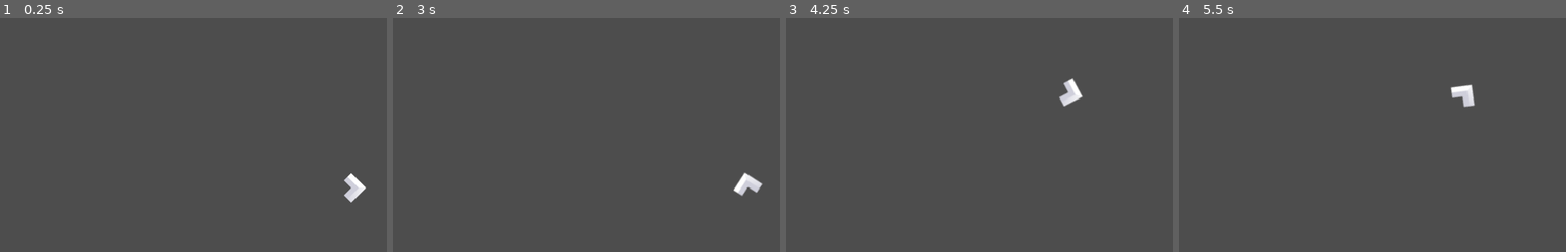
Above: before the commit, frames 1-4 (left to right).
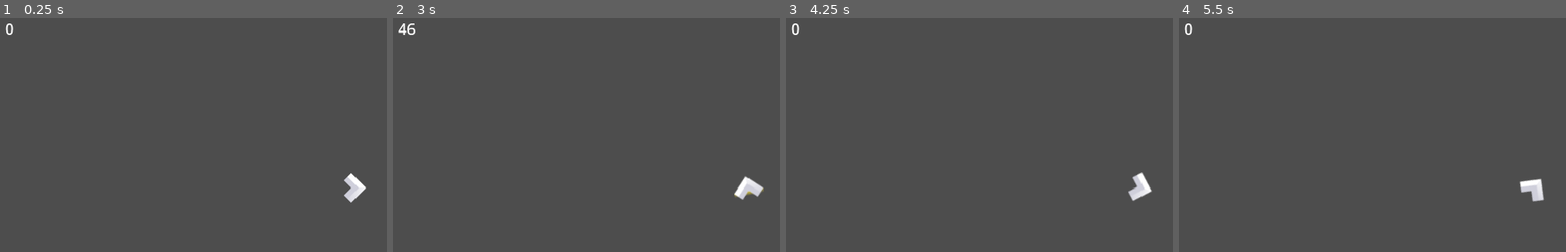
Above: after the commit, the same moments.

Repository: williamthome/backspace
Game: Godot game, scene res://scene/level/main/main_level.tscn
Two runs of this game, one before a commit and one after it. Both use one fixed random seed, a clock stepped at 60 frames per second and the inputs below.
Inputs:
- Up to frame 1 (0.25 s): no input
- Up to frame 2 (3 s): tap Enter at 0.5 s; hold Right (rotate_right) 0.53-1.28 s; hold Down (decelerate) 0.53-1.28 s; hold Left (rotate_left) 1.28-2.03 s; tap Down (decelerate) at 1.35, 2.85 s; hold Right (rotate_right) 2.03-2.78 s; hold Down (decelerate) 2.03-2.78 s; hold Up (accelerate) from 2.78 s (still down)
- Up to frame 3 (4.25 s): release Up (accelerate) at 3.53 s; hold Left (rotate_left) from 3.53 s (still down); hold Down (decelerate) from 3.53 s (still down)
- Up to frame 4 (5.5 s): keep holding Left (rotate_left); release Down (decelerate) at 4.28 s; tap Down (decelerate) at 4.35 s; hold Down (decelerate) from 5.03 s (still down)

The runs differ from the first frame. In frame 1, less than 0.1% of the frame differs, in the area x 1-4%, y 2-8%; in frame 2, 0.5%; in frame 3, 0.9%; in frame 4, 0.9%, in the area x 1-95%, y 2-79%.

Commit message:
feat: animate acceleration

Diff:
--- /dev/null
+++ b/scene/level/game_camera.gd
@@ -0,0 +1,11 @@
+extends Camera2D
+
+
+# Called when the node enters the scene tree for the first time.
+func _ready():
+	pass # Replace with function body.
+
+
+# Called every frame. 'delta' is the elapsed time since the previous frame.
+func _process(delta):
+	global_position = get_tree().get_first_node_in_group("player").position
--- /dev/null
+++ b/scene/level/game_camera.tscn
@@ -0,0 +1,6 @@
+[gd_scene load_steps=2 format=3 uid="uid://mvfx0xn4b7fo"]
+
+[ext_resource type="Script" path="res://scene/level/game_camera.gd" id="1_20885"]
+
+[node name="GameCamera" type="Camera2D"]
+script = ExtResource("1_20885")
--- /dev/null
+++ b/scene/level/main/main_level.gd
@@ -0,0 +1,15 @@
+extends Node
+
+
+# Called when the node enters the scene tree for the first time.
+func _ready():
+	pass # Replace with function body.
+
+
+# Called every frame. 'delta' is the elapsed time since the previous frame.
+func _process(delta):
+	pass
+
+
+func _on_player_speed_changed(speed: float):
+	get_node("CanvasLayer/SpeedLabel").text = "%d" % speed
--- a/scene/level/main/main_level.tscn
+++ b/scene/level/main/main_level.tscn
@@ -1,8 +1,24 @@
-[gd_scene load_steps=2 format=3 uid="uid://cdwh0v4p86yv6"]
+[gd_scene load_steps=4 format=3 uid="uid://cdwh0v4p86yv6"]
 
 [ext_resource type="PackedScene" uid="uid://h4sj4anpxqqh" path="res://scene/player/player.tscn" id="1_fitj3"]
+[ext_resource type="Script" path="res://scene/level/main/main_level.gd" id="1_iafu6"]
+[ext_resource type="PackedScene" uid="uid://mvfx0xn4b7fo" path="res://scene/level/game_camera.tscn" id="2_rjwpo"]
 
 [node name="MainLevel" type="Node"]
+script = ExtResource("1_iafu6")
+
+[node name="CanvasLayer" type="CanvasLayer" parent="."]
+
+[node name="SpeedLabel" type="Label" parent="CanvasLayer"]
+offset_left = 10.0
+offset_top = 10.0
+offset_right = 20.0
+offset_bottom = 36.0
+text = "0"
+
+[node name="GameCamera" parent="." instance=ExtResource("2_rjwpo")]
 
 [node name="Player" parent="." instance=ExtResource("1_fitj3")]
 position = Vector2(384, 192)
+
+[connection signal="speed_changed" from="Player" to="." method="_on_player_speed_changed"]
--- a/scene/player/player.gd
+++ b/scene/player/player.gd
@@ -1,5 +1,6 @@
 extends CharacterBody2D
 
+signal speed_changed
 
 @export var max_speed = 500
 @export var acceleration = 500
@@ -7,7 +8,14 @@
 @export var friction = 100
 @export var rotation_speed = 6
 
-var speed = 0
+var speed = 0:
+	set(value):
+		if (speed == value):
+			return
+		speed = value
+		speed_changed.emit(speed)
+
+var accelerating = false
 
 
 # Called when the node enters the scene tree for the first time.
@@ -28,10 +36,19 @@
 
 	if velocity_str == 0:
 		speed = max(0, speed - (delta * friction))
+		if accelerating:
+			$AnimationPlayer.play_backwards("accelerate")
+		accelerating = false
 	elif velocity_str > 0:
 		speed = max(0, min(max_speed, speed + ((acceleration - friction) * velocity_str * delta)))
+		if not accelerating:
+			$AnimationPlayer.play("accelerate")
+		accelerating = true
 	elif velocity_str < 0:
 		speed = max(0, speed - ((deceleration - friction) * delta))
+		if accelerating:
+			$AnimationPlayer.play_backwards("accelerate")
+		accelerating = false
 
 	velocity = direction * speed
 	rotation += rotation_str * rotation_speed * delta
--- a/scene/player/player.tscn
+++ b/scene/player/player.tscn
@@ -1,11 +1,61 @@
-[gd_scene load_steps=3 format=3 uid="uid://h4sj4anpxqqh"]
+[gd_scene load_steps=7 format=3 uid="uid://h4sj4anpxqqh"]
 
 [ext_resource type="Script" path="res://scene/player/player.gd" id="1_pqh2y"]
 [ext_resource type="Texture2D" uid="uid://nny1beftarf6" path="res://scene/player/player.png" id="2_3eyw2"]
+[ext_resource type="Texture2D" uid="uid://vadyxadyg0sa" path="res://scene/player/propulsion.png" id="2_eqel8"]
 
-[node name="Player" type="CharacterBody2D"]
+[sub_resource type="Animation" id="Animation_ulo2l"]
+length = 0.001
+tracks/0/type = "value"
+tracks/0/imported = false
+tracks/0/enabled = true
+tracks/0/path = NodePath("PropulsionSprite:scale")
+tracks/0/interp = 1
+tracks/0/loop_wrap = true
+tracks/0/keys = {
+"times": PackedFloat32Array(0),
+"transitions": PackedFloat32Array(1),
+"update": 0,
+"values": [Vector2(1e-05, 1e-05)]
+}
+
+[sub_resource type="Animation" id="Animation_rxp7c"]
+resource_name = "accelerate"
+length = 0.2
+tracks/0/type = "value"
+tracks/0/imported = false
+tracks/0/enabled = true
+tracks/0/path = NodePath("PropulsionSprite:scale")
+tracks/0/interp = 2
+tracks/0/loop_wrap = true
+tracks/0/keys = {
+"times": PackedFloat32Array(0, 0.2),
+"transitions": PackedFloat32Array(1, 1),
+"update": 0,
+"values": [Vector2(1, 0), Vector2(1, 1)]
+}
+
+[sub_resource type="AnimationLibrary" id="AnimationLibrary_us2jd"]
+_data = {
+"RESET": SubResource("Animation_ulo2l"),
+"accelerate": SubResource("Animation_rxp7c")
+}
+
+[node name="Player" type="CharacterBody2D" groups=["player"]]
 script = ExtResource("1_pqh2y")
 
-[node name="Sprite2D" type="Sprite2D" parent="."]
+[node name="AnimationPlayer" type="AnimationPlayer" parent="."]
+libraries = {
+"": SubResource("AnimationLibrary_us2jd")
+}
+
+[node name="PropulsionSprite" type="Sprite2D" parent="."]
+position = Vector2(-4, 0)
+rotation = 1.5708
+scale = Vector2(1e-05, 1e-05)
+texture = ExtResource("2_eqel8")
+offset = Vector2(0, 32)
+
+[node name="ShipSprite" type="Sprite2D" parent="."]
 rotation = 1.5708
 texture = ExtResource("2_3eyw2")
Binary file added: scene/player/propulsion.png
Not shown, added: scene/player/propulsion.png.import
